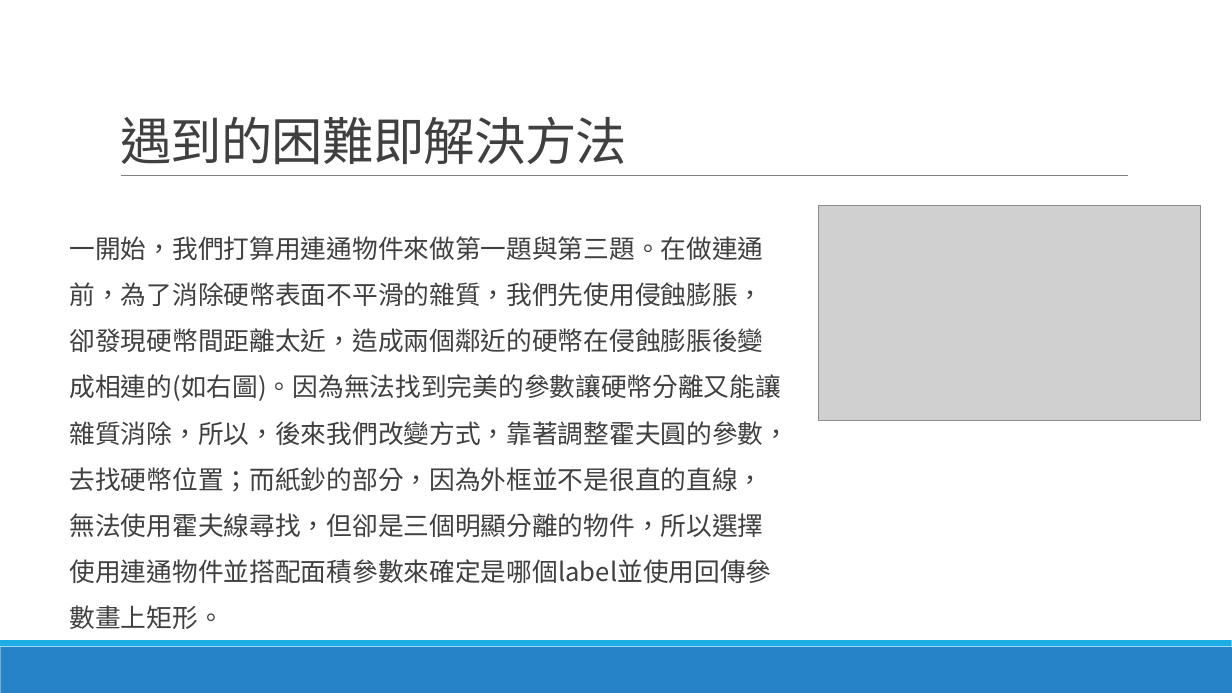
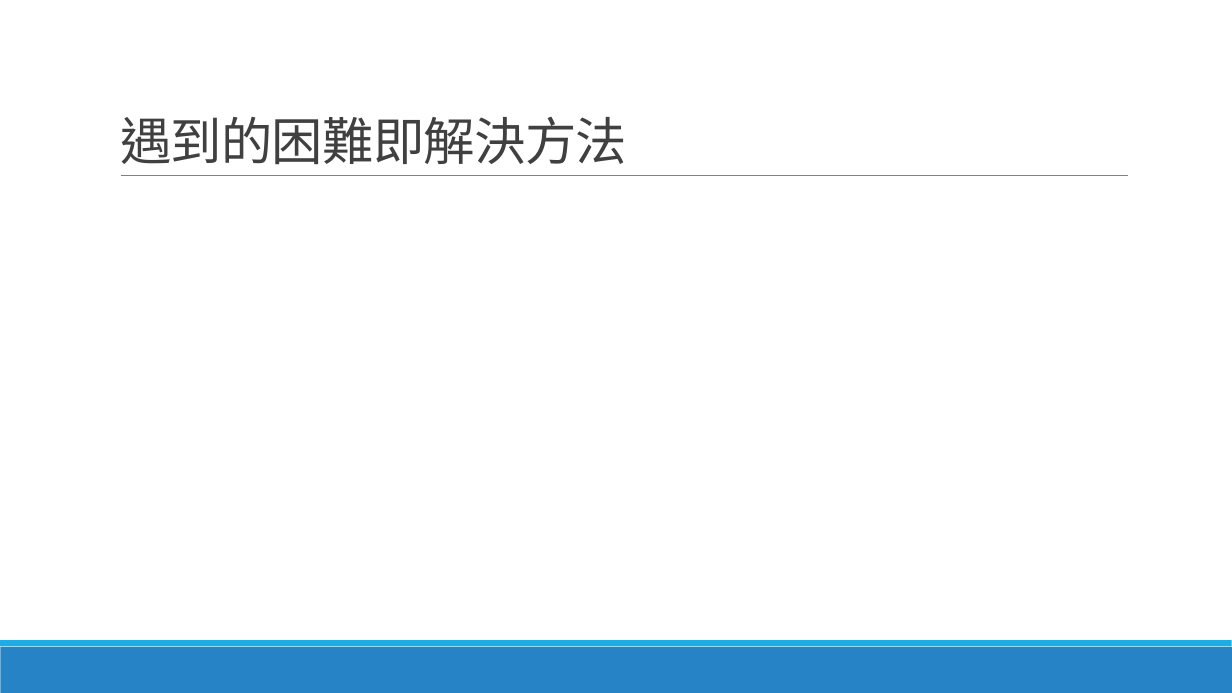
Before and after one commit to lohsuan/Multimedia-Tech, a slide deck: slide 5 of Project4_第三組_小組報告/Project4_第三組_小組報告.pptx (slide 18 before the commit). Drawn at 1232x693 pixels with LibreOffice and Linux fonts; fonts in the diff are those of the drawing; grey boxes stand for pictures. Boxes give left, top, right and bottom in pixels: in the first picture for what was removed or moved away, otherwise in the second. Text is boxed around its words. In the diff, an @@ line names an element or a change of style, - is before the commit and + after.

```diff
--- a/Project4_第三組_小組報告/Project4_第三組_小組報告.pptx
+++ b/Project4_第三組_小組報告/Project4_第三組_小組報告.pptx
@@ picture removed at <box>819,205,1202,421</box> @@
@@ text removed at <box>70,236,790,629</box> @@
-一開始，我們打算用連通物件來做第一題與第三題。在做連通前，為了消除硬幣表面不平滑的雜質，我們先使用侵蝕膨脹，卻發現硬幣間距離太近，造成兩個鄰近的硬幣在侵蝕膨脹後變成相連的(如右圖)。因為無法找到完美的參數讓硬幣分離又能讓雜質消除，所以，後來我們改變方式，靠著調整霍夫圓的參數，去找硬幣位置；而紙鈔的部分，因為外框並不是很直的直線，無法使用霍夫線尋找，但卻是三個明顯分離的物件，所以選擇使用連通物件並搭配面積參數來確定是哪個label並使用回傳參數畫上矩形。
```
Also in this commit, not shown: 1 other slide changed, 3 slides added, 16 slides removed, 8 other files.
